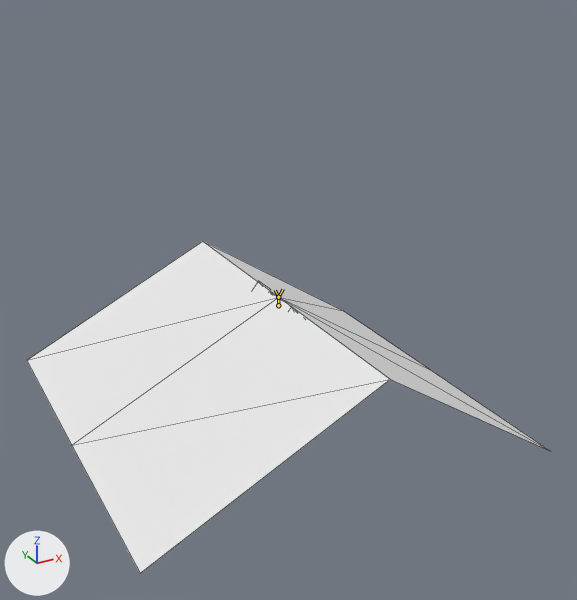
What one commit did to the glTF model Project/party/scene/minigame/09 bubble catch/model/ButterflySmall.glb.
The view is the same before and after, from a 50 mm lens placed at (-3.57, -6.71, 3.4), pointed at (-0.03, -0.27, 0.18). The lights are fixed; the arrows at lower left show +X, +Y and +Z. The picture after the commit comes second. The bones that bend it are drawn over the model as lines. Mesh edges are drawn as thin lines.

Names of what the first picture shows: 'ButterflySmallMesh'.
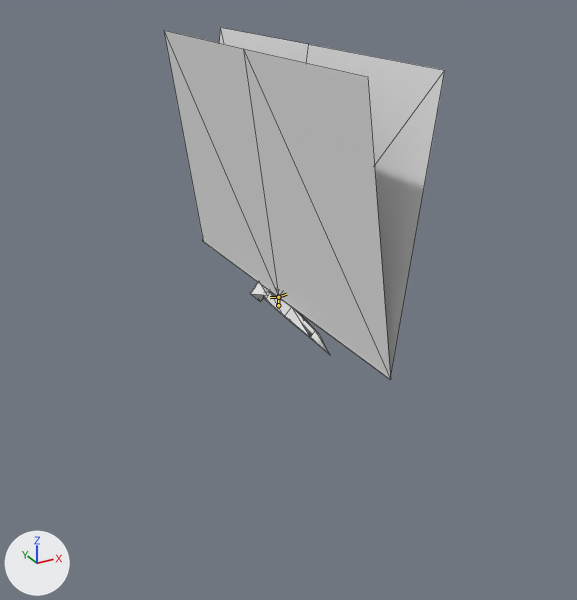
The newer file adds an action. The first version stands in its rest pose; the second is drawn at frame 6 of the action 'small-loop'.

Changed parts and their boxes (x1, y1, x2, y2) in the pictures (577 x 600 px):
'ButterflySmallMesh', posed (46% narrower, 6% taller)
    before: (27, 241, 550, 573)
    after: (164, 28, 445, 380)
bone 'st_117_btsmall_Bone_0001', root to tip
    before: (278, 297) to (283, 289)
    after: (278, 297) to (270, 297)
bone 'st_117_btsmall_Bone_0002', root to tip
    before: (278, 297) to (275, 290)
    after: (278, 297) to (286, 294)

The edits, one by one:
Bone 'st_117_btsmall_Bone_0001' (bone_st_117_btsmall_bone_0001) turns from (0, 0, 0) to (0, 0, 116) degrees about its own x, y and z.
Bone 'st_117_btsmall_Bone_0002' (bone_st_117_btsmall_bone_0002) turns from (0, 0, 0) to (0, 0, -108) degrees about its own x, y and z.
